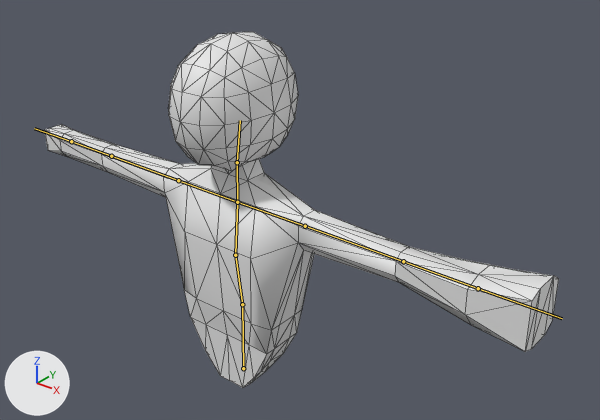
One commit to the glTF model Project/Assets/Models/GameScene/Enemy/bossEnemy.gltf: the scene before it, then after it.
Rendered twice from a 50 mm lens placed at (30.2, -32.0, 32.8), pointed at (-0.5, 6.3, 9.0). Arrows for +X, +Y and +Z are at lower left; the lights stay in place. The first picture is the older version. The bones that bend it are drawn over the model as lines. Mesh edges are drawn as thin lines.

The first picture shows 'bossEnemy_0'.
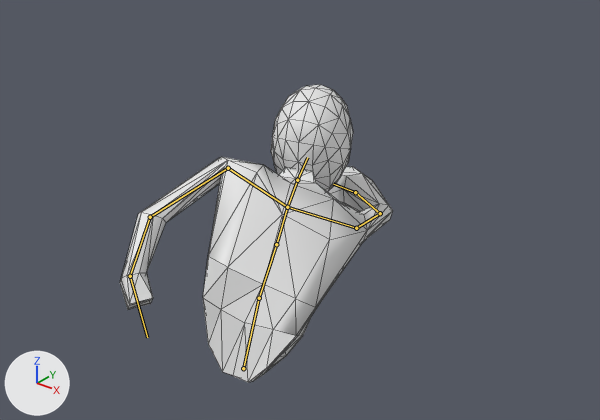
The newer file adds an action. The first version stands in its rest pose; the second is drawn at frame 9 of the action 'greatAttack'.

Location of each change, [x1, y1, x2, y2] in pixels of the pictures (600 x 420 px):
```json
{"object": "bossEnemy_0", "change": "posed", "before": [45, 32, 559, 388], "after": [120, 85, 393, 382], "on screen": "47% narrower, 17% shorter"}
{"bone": "waist", "before": "(243, 368) to (242, 304)", "after": "(243, 368) to (259, 298)"}
{"bone": "stomach", "before": "(242, 304) to (235, 255)", "after": "(259, 298) to (276, 244)"}
{"bone": "chest", "before": "(235, 255) to (237, 202)", "after": "(276, 244) to (287, 207)"}
{"bone": "neck", "before": "(237, 202) to (237, 162)", "after": "(287, 207) to (297, 180)"}
{"bone": "leftShoulder", "before": "(237, 202) to (178, 180)", "after": "(287, 207) to (228, 168)"}
{"bone": "leftUpperArm", "before": "(178, 180) to (111, 156)", "after": "(228, 168) to (150, 217)"}
{"bone": "leftFoream", "before": "(111, 156) to (71, 141)", "after": "(150, 217) to (130, 276)"}
{"bone": "leftHand", "before": "(71, 141) to (34, 128)", "after": "(130, 276) to (147, 337)"}
{"bone": "rightShoulder", "before": "(237, 202) to (305, 226)", "after": "(287, 207) to (356, 228)"}
{"bone": "rightUpperArm", "before": "(305, 226) to (403, 261)", "after": "(356, 228) to (380, 213)"}
{"bone": "rightForearm", "before": "(403, 261) to (478, 288)", "after": "(380, 213) to (355, 192)"}
{"bone": "rightHand", "before": "(478, 288) to (562, 318)", "after": "(355, 192) to (333, 184)"}
```

Scene script edits in JSON lines:
```json
{"block": "bone_waist", "where": "bone_waist = bpy.data.objects['bossEnemyArmature'].pose.bones['waist']"}
{"op": "set", "path": "bone_waist.rotation_quaternion", "old": "(1.0, 0.0, 0.0, 0.0)", "new": "(0.982, 0.165, 0.089, 0.014)", "note": "degrees (0, 0, 0) -> degrees (19, 10, 3)"}
{"block": "bone_stomach", "where": "bone_stomach = bpy.data.objects['bossEnemyArmature'].pose.bones['stomach']  # child of 'waist'"}
{"op": "set", "path": "bone_stomach.rotation_quaternion", "old": "(1.0, 0.0, 0.0, 0.0)", "new": "(0.917, 0.327, 0.228, 0.015)", "note": "degrees (0, 0, 0) -> degrees (42, 24, 11)"}
{"block": "bone_chest", "where": "bone_chest = bpy.data.objects['bossEnemyArmature'].pose.bones['chest']  # child of 'stomach'"}
{"op": "set", "path": "bone_chest.rotation_quaternion", "old": "(1.0, 0.0, 0.0, 0.0)", "new": "(0.993, 0.066, -0.096, -0.018)", "note": "degrees (0, 0, 0) -> degrees (8, -11, -3)"}
{"block": "bone_neck", "where": "bone_neck = bpy.data.objects['bossEnemyArmature'].pose.bones['neck']  # child of 'chest'"}
{"op": "set", "path": "bone_neck.rotation_quaternion", "old": "(1.0, 0.0, 0.0, 0.0)", "new": "(0.998, -0.001, -0.048, 0.04)", "note": "degrees (0, 0, 0) -> degrees (0, -6, 5)"}
{"block": "bone_leftshoulder", "where": "bone_leftshoulder = bpy.data.objects['bossEnemyArmature'].pose.bones['leftShoulder']  # child of 'chest'"}
{"op": "set", "path": "bone_leftshoulder.rotation_quaternion", "old": "(1.0, 0.0, 0.0, 0.0)", "new": "(0.926, -0.135, 0.32, 0.15)", "note": "degrees (0, 0, 0) -> degrees (-11, 39, 14)"}
{"block": "bone_leftupperarm", "where": "bone_leftupperarm = bpy.data.objects['bossEnemyArmature'].pose.bones['leftUpperArm']  # child of 'leftShoulder'"}
{"op": "set", "path": "bone_leftupperarm.rotation_quaternion", "old": "(1.0, 0.0, 0.0, 0.0)", "new": "(0.778, 0.315, -0.22, -0.497)", "note": "degrees (0, 0, 0) -> degrees (45, -2, -66)"}
{"block": "bone_leftfoream", "where": "bone_leftfoream = bpy.data.objects['bossEnemyArmature'].pose.bones['leftFoream']  # child of 'leftUpperArm'"}
{"op": "set", "path": "bone_leftfoream.rotation_quaternion", "old": "(1.0, 0.0, 0.0, 0.0)", "new": "(0.941, 0.115, -0.054, -0.314)", "note": "degrees (0, 0, 0) -> degrees (14, -2, -37)"}
{"block": "bone_lefthand", "where": "bone_lefthand = bpy.data.objects['bossEnemyArmature'].pose.bones['leftHand']  # child of 'leftFoream'"}
{"op": "set", "path": "bone_lefthand.rotation_quaternion", "old": "(1.0, 0.0, 0.0, 0.0)", "new": "(0.935, 0.006, -0.21, -0.285)", "note": "degrees (0, 0, 0) -> degrees (8, -23, -36)"}
{"block": "bone_rightshoulder", "where": "bone_rightshoulder = bpy.data.objects['bossEnemyArmature'].pose.bones['rightShoulder']  # child of 'chest'"}
{"op": "set", "path": "bone_rightshoulder.rotation_quaternion", "old": "(1.0, 0.0, 0.0, 0.0)", "new": "(-0.968, 0.124, -0.219, 0.003)", "note": "degrees (0, 0, 0) -> degrees (-15, 25, -4)"}
{"block": "bone_rightupperarm", "where": "bone_rightupperarm = bpy.data.objects['bossEnemyArmature'].pose.bones['rightUpperArm']  # child of 'rightShoulder'"}
{"op": "set", "path": "bone_rightupperarm.rotation_quaternion", "old": "(1.0, 0.0, 0.0, 0.0)", "new": "(0.797, -0.373, -0.266, -0.393)", "note": "degrees (0, 0, 0) -> degrees (-34, -46, -38)"}
{"block": "bone_rightforearm", "where": "bone_rightforearm = bpy.data.objects['bossEnemyArmature'].pose.bones['rightForearm']  # child of 'rightUpperArm'"}
{"op": "set", "path": "bone_rightforearm.rotation_quaternion", "old": "(1.0, 0.0, 0.0, 0.0)", "new": "(0.889, -0.385, -0.24, -0.07)", "note": "degrees (0, 0, 0) -> degrees (-48, -29, 4)"}
{"block": "bone_righthand", "where": "bone_righthand = bpy.data.objects['bossEnemyArmature'].pose.bones['rightHand']  # child of 'rightForearm'"}
{"op": "set", "path": "bone_righthand.rotation_quaternion", "old": "(1.0, 0.0, 0.0, 0.0)", "new": "(0.984, 0.012, -0.14, -0.113)", "note": "degrees (0, 0, 0) -> degrees (3, -16, -14)"}
```
